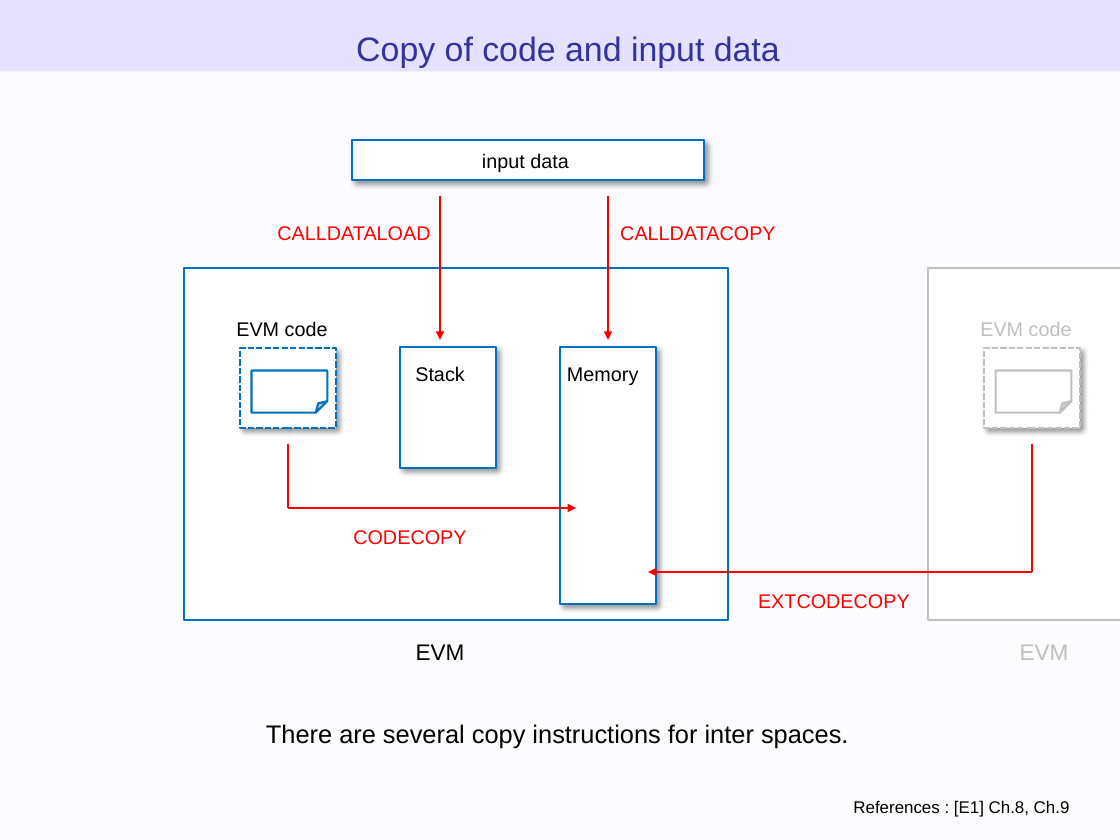
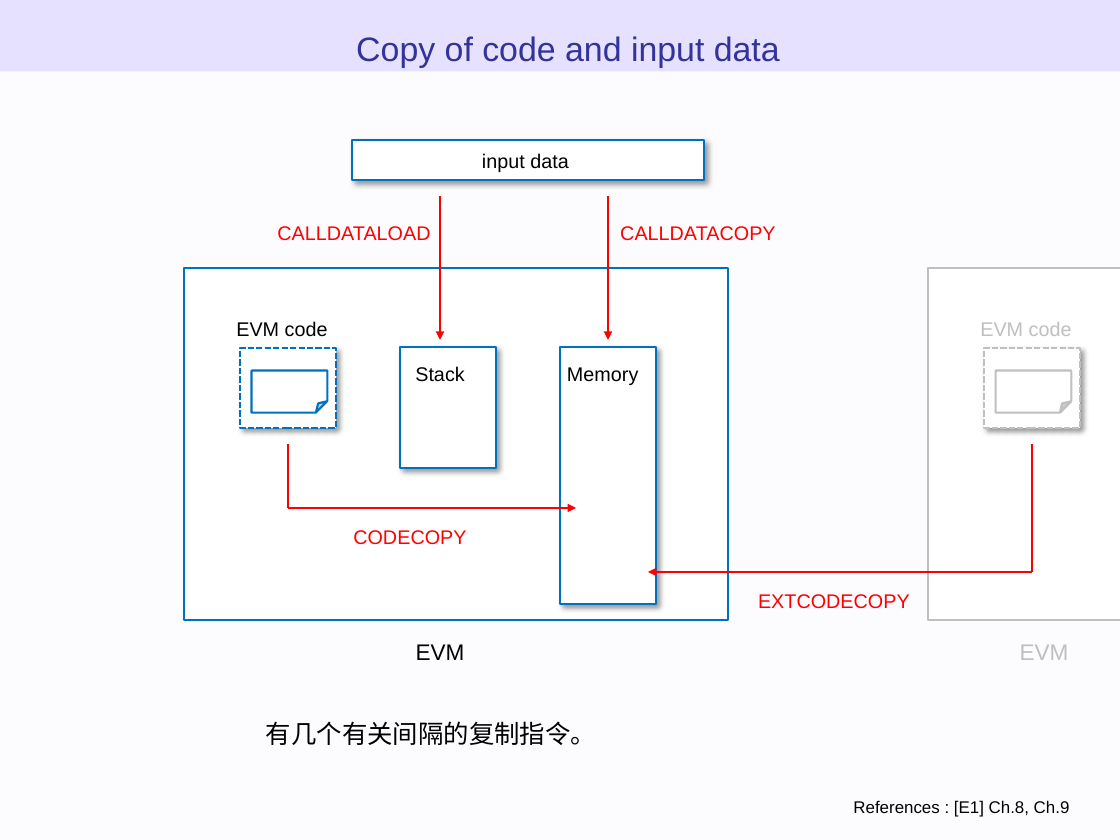
Before and after one commit to WTNO/Evm_Js_Learning, a slide deck: slide 75 of ethereum_evm_illustrated - 翻译.pptx. Drawn at 1120x840 pixels with LibreOffice and Linux fonts; fonts in the diff are those of the drawing. Boxes give left, top, right and bottom in pixels: in the first picture for what was removed or moved away, otherwise in the second. Text is boxed around its words. In the diff, an @@ line names an element or a change of style, - is before the commit and + after.

Commit message:
以太坊虚拟机图示 - Virtual machine - Instruction set、Miscellaneous、 Source code in Geth、EVM developer utility

```diff
--- a/ethereum_evm_illustrated - 翻译.pptx
+++ b/ethereum_evm_illustrated - 翻译.pptx
@@ text at <box>266,721,596,745</box>: text changed @@
-There are several copy instructions for inter spaces.
+有几个有关间隔的复制指令。
```
Also in this commit, not shown: 2 other slides changed.
